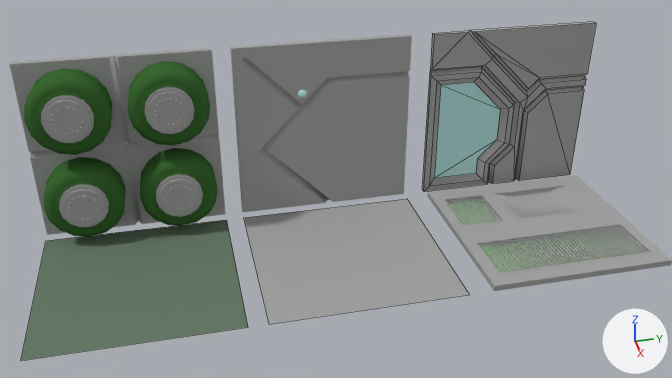
The Blender file art/walkways.blend as it was, and as the next commit left it.
Rendered twice from the file's camera 'Camera'. The axes (+X, +Y, +Z) are drawn at lower right. The lights are the same throughout. Mesh edges are drawn as thin lines on the coarser meshes.

Script lines for the objects in view, before the commit:
```python
me_backwall2 = bpy.data.meshes.new('Backwall2')
me_backwall2.from_pydata(...)  # 48 vertices, 47 faces; spans x -0.38..0.17, y -4.5..5.5, z -5.67..4.33
# faces by material slot: [31, 16]
me_backwall2.materials.append(mat_metal)  # grey #a5a5a5
me_backwall2.materials.append(mat_neonlight)  # cyan #b8e7e4
me_floor1 = bpy.data.meshes.new('Floor1')
me_floor1.from_pydata([(5.0, -5.0, 0.0), (-5.0, -5.0, 0.0), (5.0, 5.0, 0.0), (-5.0, 5.0, 0.0)], [], [(1, 0, 2, 3)])
me_floor1.materials.append(mat_floor1)  # grey #697c69
me_floor2 = bpy.data.meshes.new('Floor2')
me_floor2.from_pydata([(5.0, -5.0, 0.0), (-5.0, -5.0, 0.0), (5.0, 5.0, 0.0), (-5.0, 5.0, 0.0)], [], [(1, 0, 2, 3)])
me_floor2.materials.append(mat_metal)  # grey #a5a5a5
ob_backwall2 = bpy.data.objects.new('Backwall2', me_backwall2)
ob_backwall2.location = (-5.63, 10.5, 5.67)
ob_floor1 = bpy.data.objects.new('Floor1', me_floor1)
ob_floor1.location = (0.0, 0.0, 0.0)
ob_floor2 = bpy.data.objects.new('Floor2', me_floor2)
ob_floor2.location = (0.0, 11.0, 0.0)
# also in view: 'Backwall3' at (-5.8, 22.3, 5.0); 'Backwall1' at (-5.2, 0.0, 5.0); 'Floor3' at (0.0, 22.3, 0.2)
```
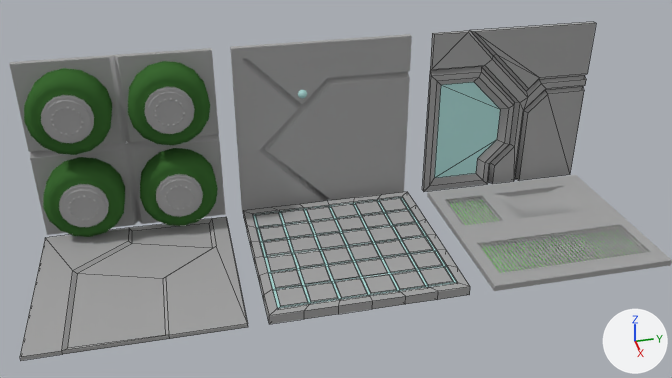
Commit message: Redid the floors

Where the newer file only moved an object's origin or applied its transform, the numbers keep the older frame.

Pixel boxes [x1, y1, x2, y2] of what changed, in the pictures (672 x 378 px):
'Floor1', reshaped, moved
    before: [21, 220, 248, 361]
    after: [20, 217, 248, 361]
'Floor2', reshaped, moved
    before: [244, 199, 469, 324]
    after: [243, 192, 470, 324]

Patch to the scene script:
```diff
--- a/art/walkways.blend.py
+++ b/art/walkways.blend.py
@@ me_floor2 @@
 # used by ob_floor2; location = (0.0, 11.0, 0.0)
-me_floor2.from_pydata(...)  # 4 vertices, 1 face; spans x -5.0..5.0, y -5.0..5.0, z 0.0
+me_floor2.from_pydata(...)  # 433 vertices, 441 faces; spans x 0.0..10.0, y 0.0..10.0, z -0.49..0.0
+# me_floor2 part 1: 4 vertices removed from x -5.0..5.0, y -5.0..5.0, z 0.0; 433 vertices added at x 0.0..10.0, y 0.0..10.0, z -0.49..0.0
 me_floor2.materials.append(mat_metal)
+me_floor2.materials.append(mat_neonlight)  # cyan #b8e7e4
@@ me_floor1 @@
 # used by ob_floor1; location = (0.0, 0.0, 0.0)
-me_floor1.from_pydata(...)  # 4 vertices, 1 face; spans x -5.0..5.0, y -5.0..5.0, z 0.0
-me_floor1.materials.append(mat_floor1)  # grey #697c69
+me_floor1.from_pydata(...)  # 28 vertices, 23 faces; spans x 0.0..10.0, y 0.0..10.0, z -0.21..0.0
+# me_floor1 part 2: the whole mesh is rebuilt
+me_floor1.materials.append(mat_metal)  # grey #a5a5a5
@@ ob_floor2 @@
 ob_floor2 = bpy.data.objects.new('Floor2', me_floor2)
-ob_floor2.location = (0.0, 11.0, 0.0)
+ob_floor2.location = (-5.0, 6.0, 0.49)
@@ ob_floor1 @@
 ob_floor1 = bpy.data.objects.new('Floor1', me_floor1)
-ob_floor1.location = (0.0, 0.0, 0.0)
+ob_floor1.location = (-5.0, -5.0, 0.21)
```
